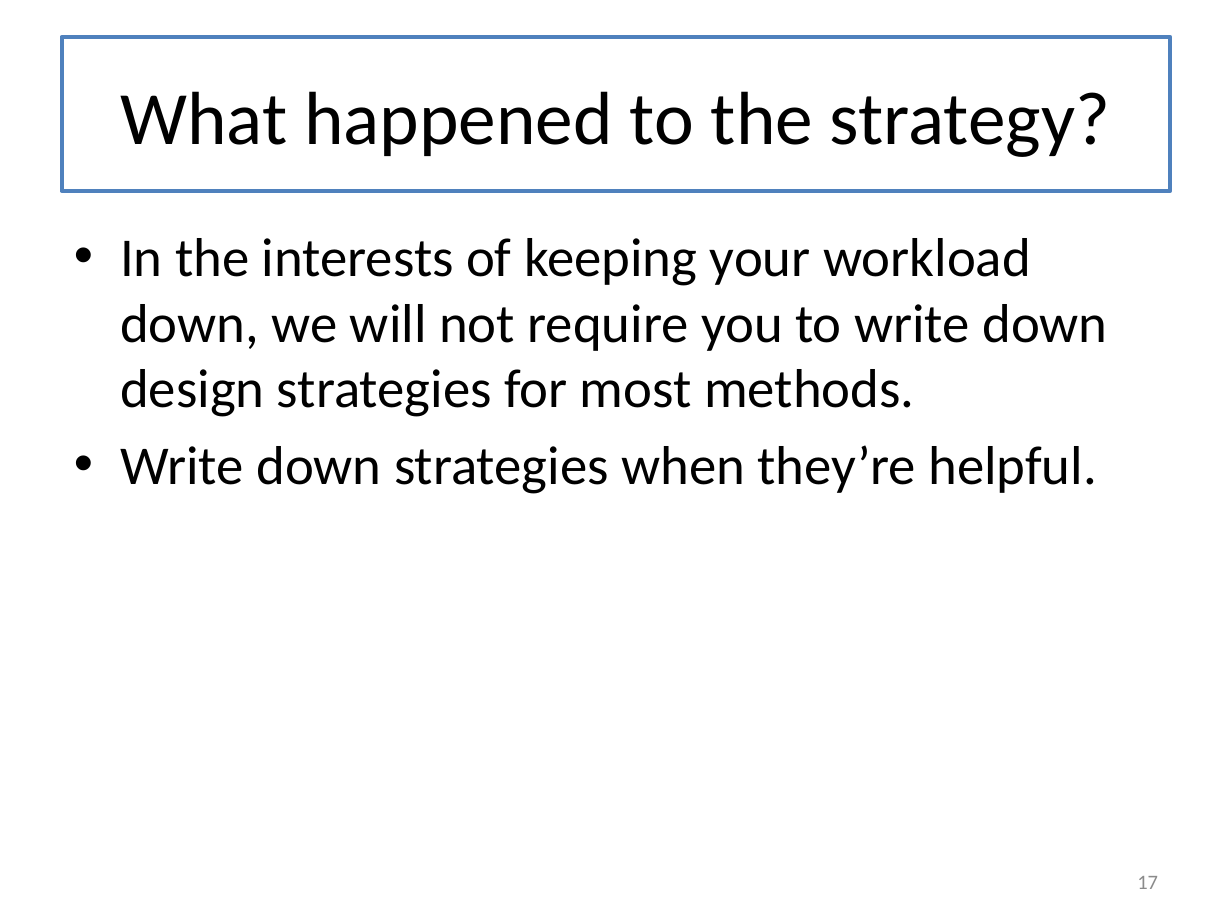
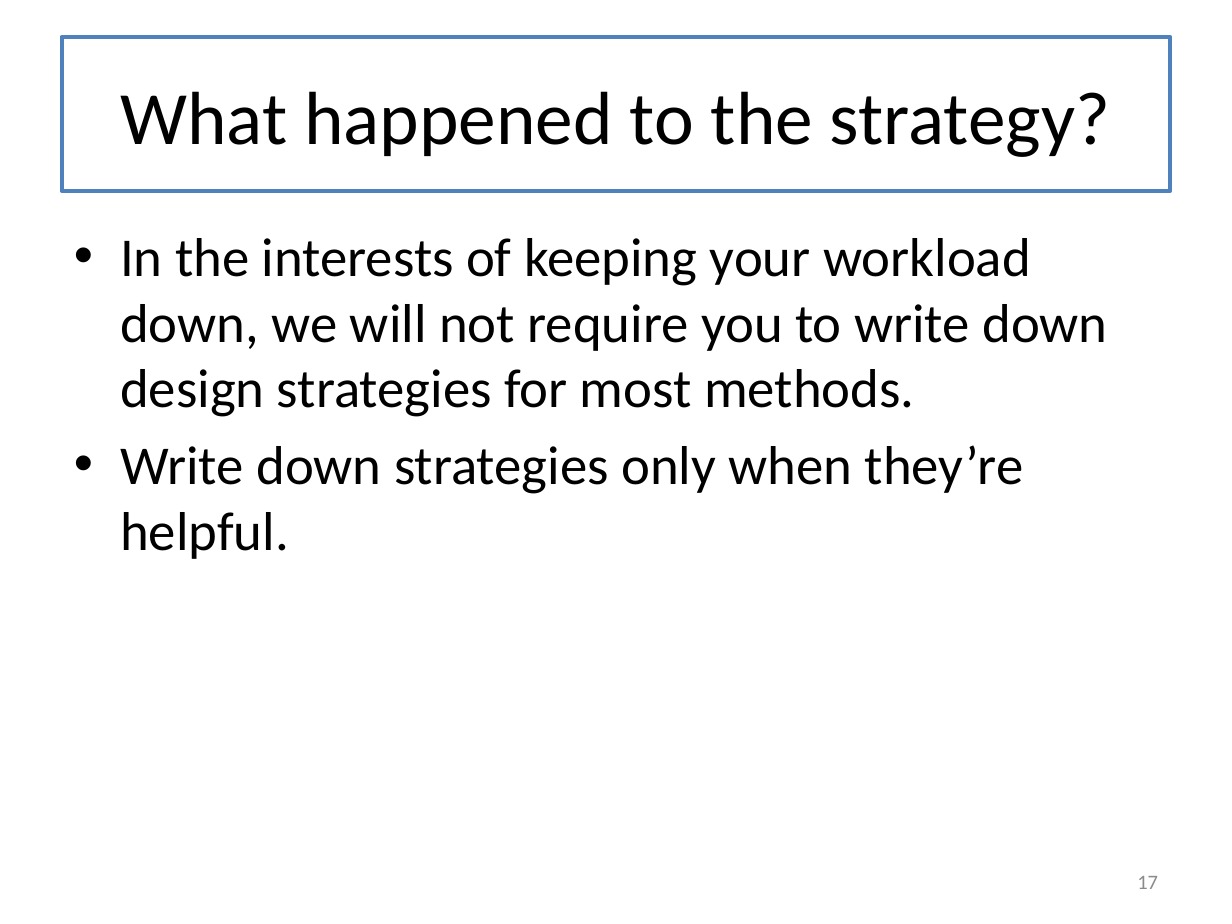
Before and after one commit to mwand/cs5010f16, a slide deck: slide 17 of Slides/Lesson 9.5 The Design Recipe Using Classes.pptx. Drawn at 1232x924 pixels with LibreOffice and Linux fonts; fonts in the diff are those of the drawing. Boxes give left, top, right and bottom in pixels: in the first picture for what was removed or moved away, otherwise in the second. Text is boxed around its words. In the diff, an @@ line names an element or a change of style, - is before the commit and + after.

```diff
--- a/Slides/Lesson 9.5 The Design Recipe Using Classes.pptx
+++ b/Slides/Lesson 9.5 The Design Recipe Using Classes.pptx
@@ text at (120,445,1024,559): text changed @@
-• Write down strategies when they’re helpful.
+• Write down strategies only when they’re helpful.
```
Also in this commit, not shown: 11 other slides changed, 2 slides added, 8 other files.
